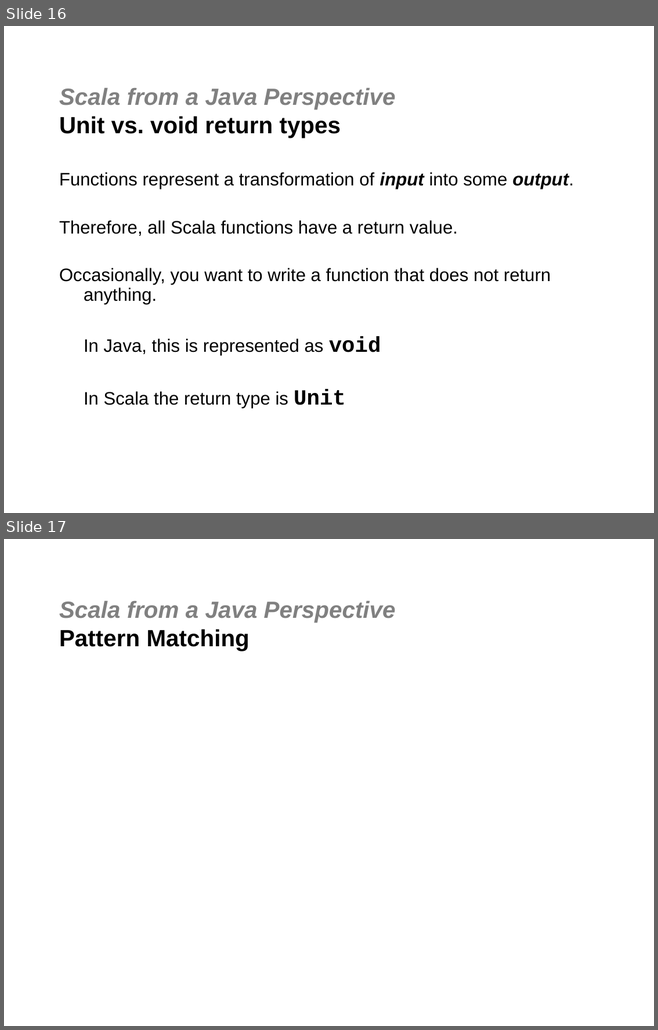
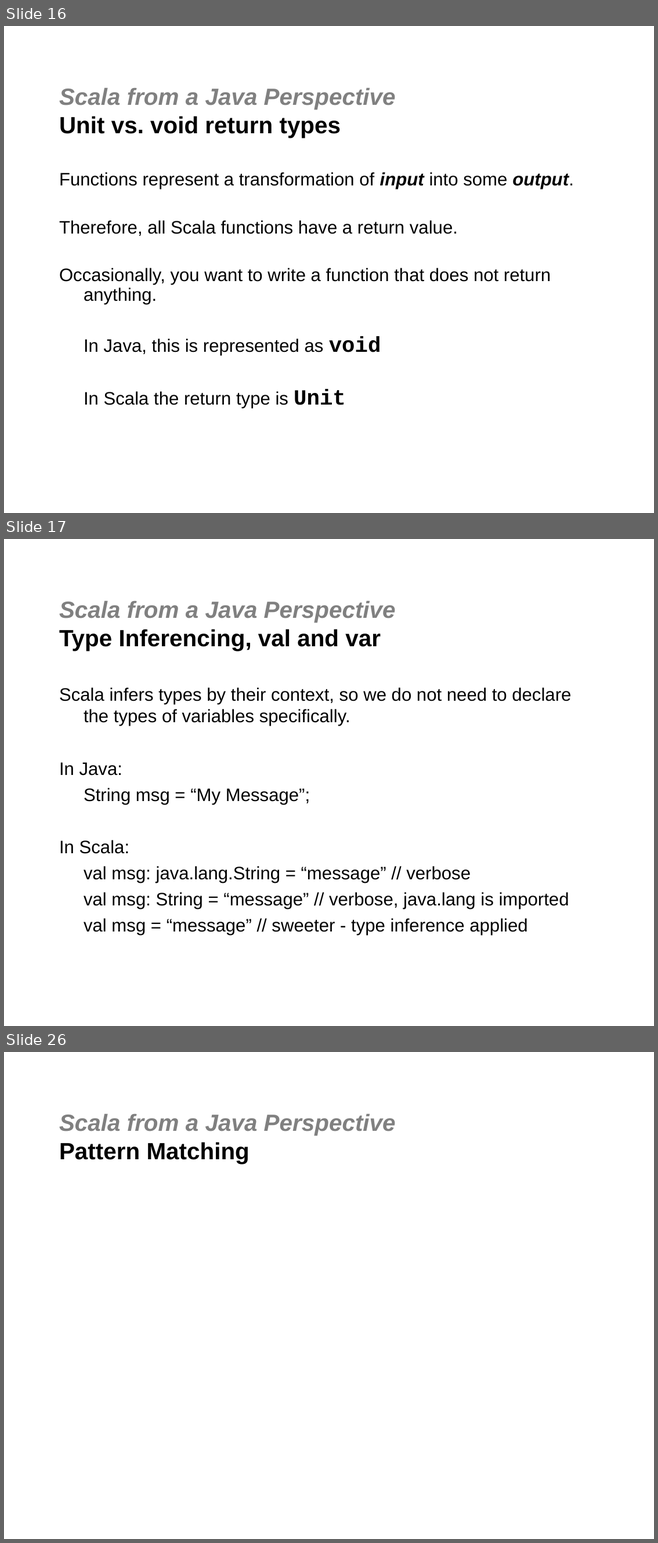
Before and after one commit to jgoodsen/agile2010, a slide deck: 03-scala.ppt. Shown one above the other, each under a label of ours: slides 16 and 17 before the commit, slides 16, 17 and 26 after it; the slides between them are not shown. The pictures are 658x1030 and 658x1543 pixels, drawn with LibreOffice and Linux fonts; fonts in the diff are those of the drawing; background and template pictures are left out. Boxes give left, top, right and bottom in pixels: in the first picture for what was removed or moved away, otherwise in the second. Text is boxed around its words. In the diff, an @@ line names an element or a change of style, - is before the commit and + after.

```diff
--- a/03-scala.ppt
+++ b/03-scala.ppt
@@ slide 17 added at bbox=[4, 539, 654, 1026], background #FFFFFF @@
@@ title added at bbox=[59, 601, 396, 650], 26 pt, text #808080, bold, italic @@
+Scala from a Java Perspective
+Type Inferencing, val and var
@@ text added at bbox=[59, 687, 571, 936], 20 pt, text #000000 @@
+Scala infers types by their context, so we do not need to declare the types of variables specifically.
+In Java:
+String msg = “My Message”;
+In Scala:
+val msg: java.lang.String = “message” // verbose
+val msg: String = “message” // verbose, java.lang is imported
+val msg = “message” // sweeter - type inference applied
@@ what was slide 17 is now slide 26 @@
```
Also in this commit, not shown: 7 slides changed, 9 other slides added, 11 other files.
